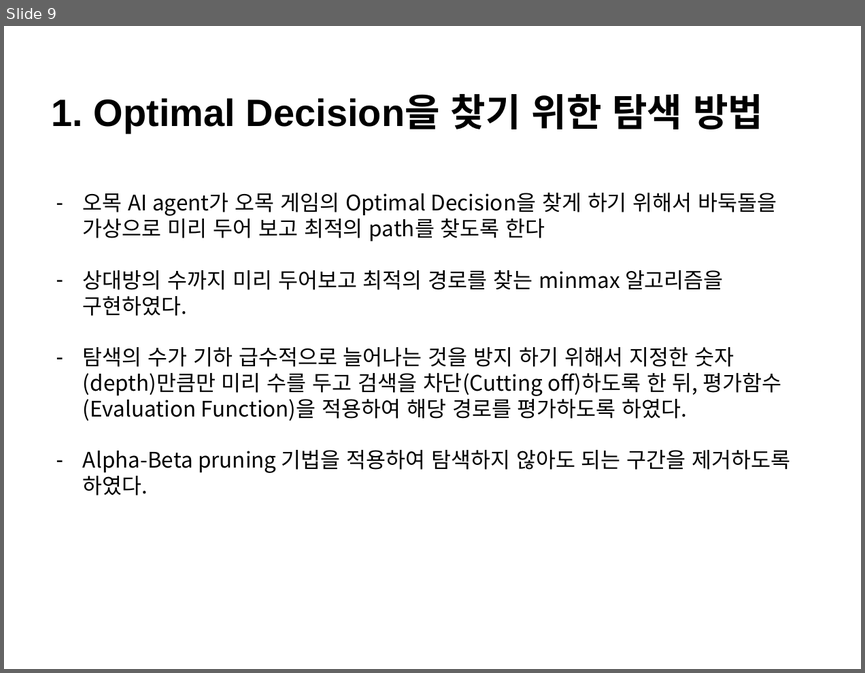
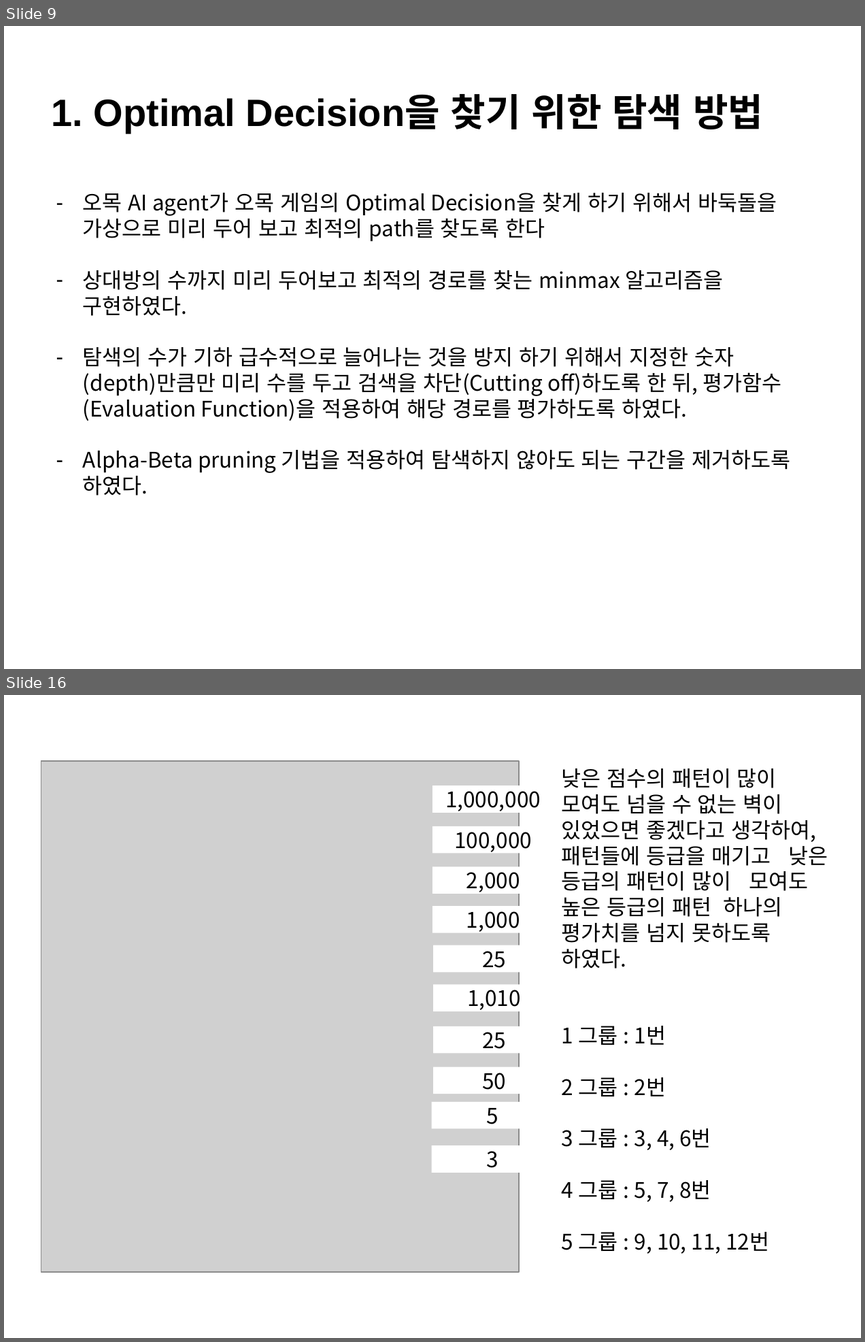
Before and after one commit to ChanJun-Park/AI_Gomoku, a slide deck: 최종보고서.pptx. Shown one above the other, each under a label of ours: slide 9 before the commit, slides 9 and 16 after it; the slides between them are not shown. The pictures are 865x673 and 865x1342 pixels, drawn with LibreOffice and Linux fonts; fonts in the diff are those of the drawing; grey boxes stand for pictures. Boxes give left, top, right and bottom in pixels: in the first picture for what was removed or moved away, otherwise in the second. Text is boxed around its words. In the diff, an @@ line names an element or a change of style, - is before the commit and + after.

```diff
--- a/최종보고서.pptx
+++ b/최종보고서.pptx
@@ slide 16 added at (x1=4, y1=695, x2=861, y2=1338), background #FFFFFF @@
@@ picture added at (x1=41, y1=761, x2=519, y2=1272) @@
@@ text added at (x1=562, y1=768, x2=828, y2=1253), 18 pt, text #000000 @@
+낮은 점수의 패턴이 많이 모여도 넘을 수 없는 벽이 있었으면 좋겠다고 생각하여, 패턴들에 등급을 매기고 낮은 등급의 패턴이 많이 모여도 높은 등급의 패턴 하나의 평가치를 넘지 못하도록 하였다.
+1 그룹 : 1번
+2 그룹 : 2번
+3 그룹 : 3, 4, 6번
+4 그룹 : 5, 7, 8번
+5 그룹 : 9, 10, 11, 12번
@@ rectangle added at (x1=432, y1=786, x2=554, y2=813), fill #FFFFFF, 18 pt, text #000000 @@
+1,000,000
@@ rectangle added at (x1=432, y1=826, x2=554, y2=853), fill #FFFFFF, 18 pt, text #000000 @@
+100,000
@@ rectangle added at (x1=432, y1=866, x2=554, y2=893), fill #FFFFFF, 18 pt, text #000000 @@
+2,000
@@ rectangle added at (x1=432, y1=906, x2=554, y2=932), fill #FFFFFF, 18 pt, text #000000 @@
+1,000
@@ rectangle added at (x1=433, y1=945, x2=555, y2=972), fill #FFFFFF, 18 pt, text #000000 @@
+25
@@ rectangle added at (x1=433, y1=985, x2=555, y2=1011), fill #FFFFFF, 18 pt, text #000000 @@
+1,010
@@ rectangle added at (x1=433, y1=1025, x2=555, y2=1052), fill #FFFFFF, 18 pt, text #000000 @@
+25
@@ rectangle added at (x1=433, y1=1067, x2=555, y2=1093), fill #FFFFFF, 18 pt, text #000000 @@
+50
@@ rectangle added at (x1=432, y1=1102, x2=553, y2=1129), fill #FFFFFF, 18 pt, text #000000 @@
+5
@@ rectangle added at (x1=432, y1=1146, x2=553, y2=1172), fill #FFFFFF, 18 pt, text #000000 @@
+3
```
Also in this commit, not shown: 6 slides changed, 6 other slides added, 2 slides removed, 9 other files.
